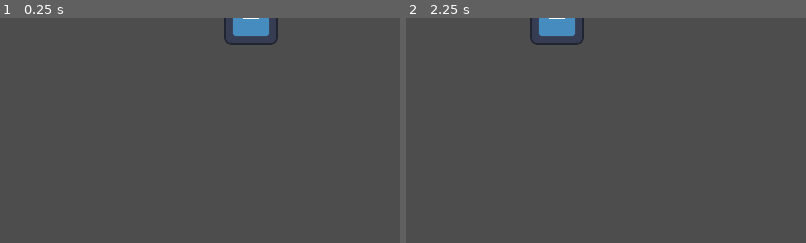
Above: before the commit, frames 1-2 (left to right).
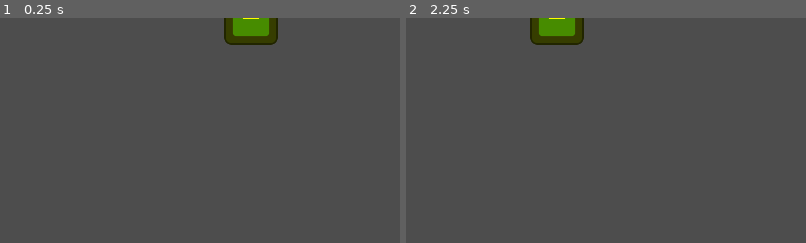
Above: after the commit, the same moments.

Repository: NymmkTheMink/Duo-Ling
Game: Godot game, scene res://game_modes/sort/ling_ling.tscn
The game is run twice, just before and just after one commit, with the same random seed, the same clock (stepped at 60 frames per second) and the same inputs. The project has no main scene, so this scene is started directly. The engine's default icon, where the game draws it, is replaced by a stand-in: a white triangle on a blue panel in a dark square.
Inputs:
- Up to frame 1 (0.25 s): no input
- Up to frame 2 (2.25 s): tap Enter at 0.5, 2 s; hold D (right_P1) 0.53-1.28 s; tap Left (left_P2) at 0.6, 2.1 s; tap Space at 1.25 s; hold A (left_P1) 1.28-2.03 s; tap Right (right_P2) at 1.35 s; hold D (right_P1) from 2.03 s (still down)
The pictures show only the part of the screen within x 44-94%, y 0-50%; the shares and areas given below are measured in that part.

The runs differ from the first frame. In frame 1, 1.6% of the frame differs, in the area x 56-70%, y 0-12%; in frame 2, 1.6%.

Commit message:
movement + otherstuff

Diff:
--- /dev/null
+++ b/game_modes/sort/duolingo.gd
@@ -0,0 +1,30 @@
+extends CharacterBody2D
+
+
+var current_pos: int
+var pos_1: float = 240.0
+var pos_2: float = 480.0
+var pos_3: float = 720.0
+
+
+func _ready() -> void:
+	# Sets the players starting position to the middle.
+	current_pos = 2
+
+
+func _physics_process(delta: float) -> void:
+	# sets player position to current position
+	if current_pos == 1:
+		position.x = pos_1
+	elif current_pos == 2:
+		position.x = pos_2
+	else:
+		position.x = pos_3
+
+	# changes the position when the player moves
+	if Input.is_action_just_pressed("left_P1"):
+		if current_pos != 1:
+			current_pos -= 1
+	elif Input.is_action_just_pressed("right_P1"):
+		if current_pos != 3:
+			current_pos += 1
--- a/game_modes/sort/duolingo.tscn
+++ b/game_modes/sort/duolingo.tscn
@@ -1,5 +1,18 @@
-[gd_scene format=3 uid="uid://cmd16ifg5kokd"]
+[gd_scene load_steps=4 format=3 uid="uid://cmd16ifg5kokd"]
+
+[ext_resource type="Texture2D" uid="uid://bqj1vwibsmhp4" path="res://icon.svg" id="1_jiktr"]
+[ext_resource type="Script" path="res://game_modes/sort/duolingo.gd" id="1_rxxxp"]
+
+[sub_resource type="RectangleShape2D" id="RectangleShape2D_wtbt2"]
+size = Vector2(128, 128)
 
 [node name="Duolingo" type="CharacterBody2D"]
-collision_layer = 2
-collision_mask = 28
+collision_mask = 29
+script = ExtResource("1_rxxxp")
+
+[node name="Sprite2D" type="Sprite2D" parent="."]
+modulate = Color(0, 1, 1, 1)
+texture = ExtResource("1_jiktr")
+
+[node name="CollisionShape2D" type="CollisionShape2D" parent="."]
+shape = SubResource("RectangleShape2D_wtbt2")
--- a/game_modes/sort/ling_ling.tscn
+++ b/game_modes/sort/ling_ling.tscn
@@ -7,7 +7,9 @@
 size = Vector2(128, 128)
 
 [node name="LingLing" type="CharacterBody2D"]
-collision_mask = 45
+modulate = Color(1, 1, 0, 1)
+collision_layer = 2
+collision_mask = 46
 script = ExtResource("1_wu71l")
 
 [node name="Sprite2D" type="Sprite2D" parent="."]
